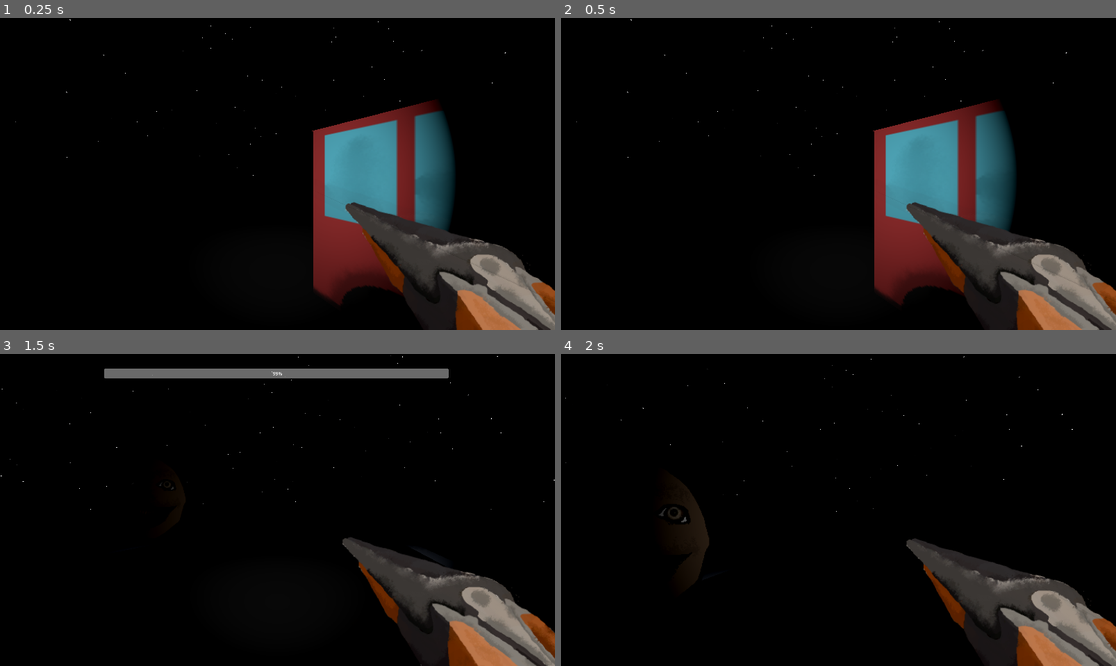
Above: before the commit, frames 1-4 (two rows, left to right).
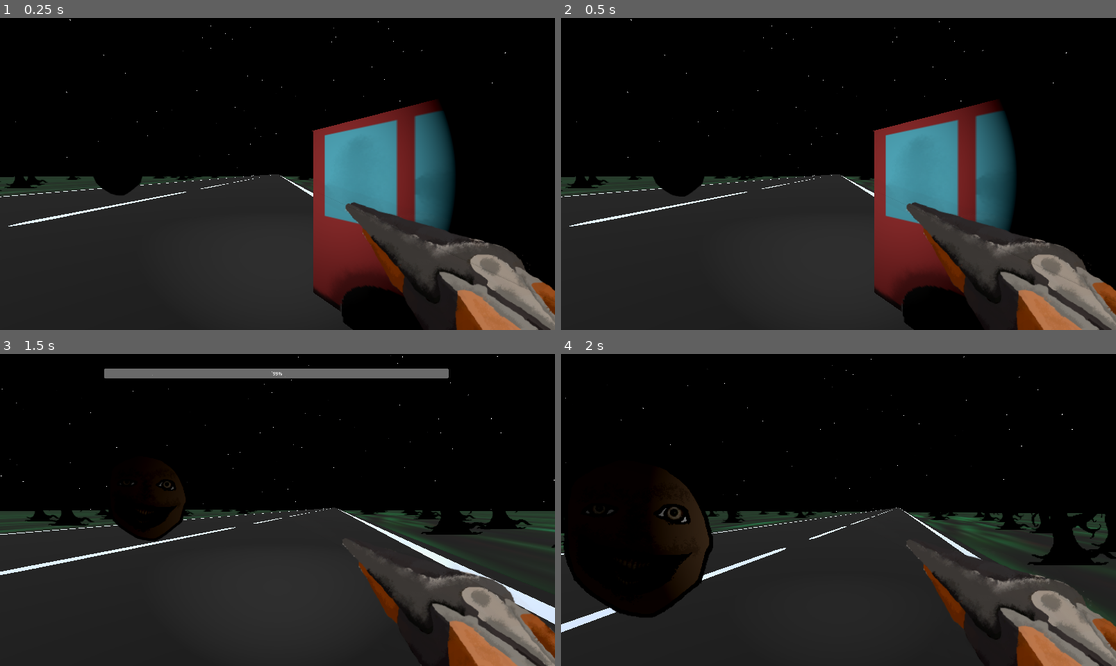
Above: after the commit, the same moments.

Repository: omrekinci/Forest
Game: Godot game, scene res://game.tscn
Two runs of this game, one before a commit and one after it. Both use one fixed random seed, a clock stepped at 60 frames per second and the inputs below.
Inputs (mouse positions are in pixels of both pictures, inside the frame that each line leads up to):
- Up to frame 1 (0.25 s): no input
- Up to frame 2 (0.5 s): no input
- Up to frame 3 (1.5 s): tap Enter (ui_accept) at 0.5, 0.77 s; move the mouse to (305, 510) at 0.52 s; hold Up (ui_up) from 0.53 s (still down); tap Alt at 0.6 s; click (305, 510) at 0.67 s; move the mouse to (249, 510) at 1.27 s; tap Shift at 1.35 s
- Up to frame 4 (2 s): keep holding Up (ui_up); tap Enter (ui_accept) at 1.52 s

The runs differ from the first frame. In frame 1, 28% of the frame differs, in the area x 0-64%, y 50-100%; in frame 2, 28%; in frame 3, 39%, in the area x 0-100%, y 41-100%; in frame 4, 31%.

Commit message:
bugfix

Diff:
--- a/game.tscn
+++ b/game.tscn
@@ -46,7 +46,6 @@
 
 [node name="DirectionalLight3D" type="DirectionalLight3D" parent="." unique_id=1503581476]
 transform = Transform3D(-0.8660254, -0.50000006, -2.1855696e-08, 0, -4.371139e-08, 1, -0.50000006, 0.8660254, 3.7855173e-08, 0, 0, 0)
-visible = false
 shadow_enabled = true
 
 [node name="WorldEnvironment" type="WorldEnvironment" parent="." unique_id=913211522]
--- /dev/null
+++ b/player/body_area.gd
@@ -0,0 +1,16 @@
+extends Area3D
+
+
+# Called when the node enters the scene tree for the first time.
+func _ready() -> void:
+	pass # Replace with function body.
+
+
+# Called every frame. 'delta' is the elapsed time since the previous frame.
+func _process(delta: float) -> void:
+	pass
+
+
+func _on_area_entered(area: Area3D) -> void:
+	if area.name == "MonsterArea":
+		get_tree().quit()
--- a/player/player.tscn
+++ b/player/player.tscn
@@ -1,9 +1,10 @@
 [gd_scene format=3 uid="uid://nu4w3ja6e1ff"]
 
 [ext_resource type="Script" uid="uid://b2udddmk3k0rr" path="res://player/player.gd" id="1_4flbx"]
+[ext_resource type="Script" uid="uid://bsjmt6jd77duw" path="res://player/body_area.gd" id="2_g6k8r"]
 [ext_resource type="Script" uid="uid://chfepiljgtt8n" path="res://player/gunarea.gd" id="2_rkbax"]
 [ext_resource type="Texture2D" uid="uid://d1bs48jfs7kj7" path="res://player/gun.png" id="3_g1dw6"]
-[ext_resource type="AudioStream" uid="uid://boc0myr1y370k" path="res://player/gunblast.wav" id="3_qjkh3"]
+[ext_resource type="AudioStream" uid="uid://bho0f8kx17awn" path="res://player/gunblast.wav" id="3_qjkh3"]
 [ext_resource type="Script" uid="uid://de5i67mji82up" path="res://player/gun.gd" id="4_yw30f"]
 
 [sub_resource type="CapsuleMesh" id="CapsuleMesh_7taos"]
@@ -19,7 +20,10 @@
 [node name="Body" type="MeshInstance3D" parent="." unique_id=1570752264]
 mesh = SubResource("CapsuleMesh_7taos")
 
-[node name="BodyCollision" type="CollisionShape3D" parent="." unique_id=1997967430]
+[node name="BodyArea" type="Area3D" parent="Body" unique_id=1072208383]
+script = ExtResource("2_g6k8r")
+
+[node name="BodyCollision" type="CollisionShape3D" parent="Body/BodyArea" unique_id=1997967430]
 shape = SubResource("CapsuleShape3D_2a8ig")
 
 [node name="Neck" type="Node3D" parent="." unique_id=1430863199]
@@ -69,5 +73,6 @@
 grow_horizontal = 2
 metadata/_edit_use_anchors_ = true
 
+[connection signal="area_entered" from="Body/BodyArea" to="Body/BodyArea" method="_on_area_entered"]
 [connection signal="area_entered" from="Neck/Camera/gunarea" to="Neck/Camera/gunarea" method="_on_area_entered"]
 [connection signal="area_exited" from="Neck/Camera/gunarea" to="Neck/Camera/gunarea" method="_on_area_exited"]
Not shown, added: player/body_area.gd.uid
